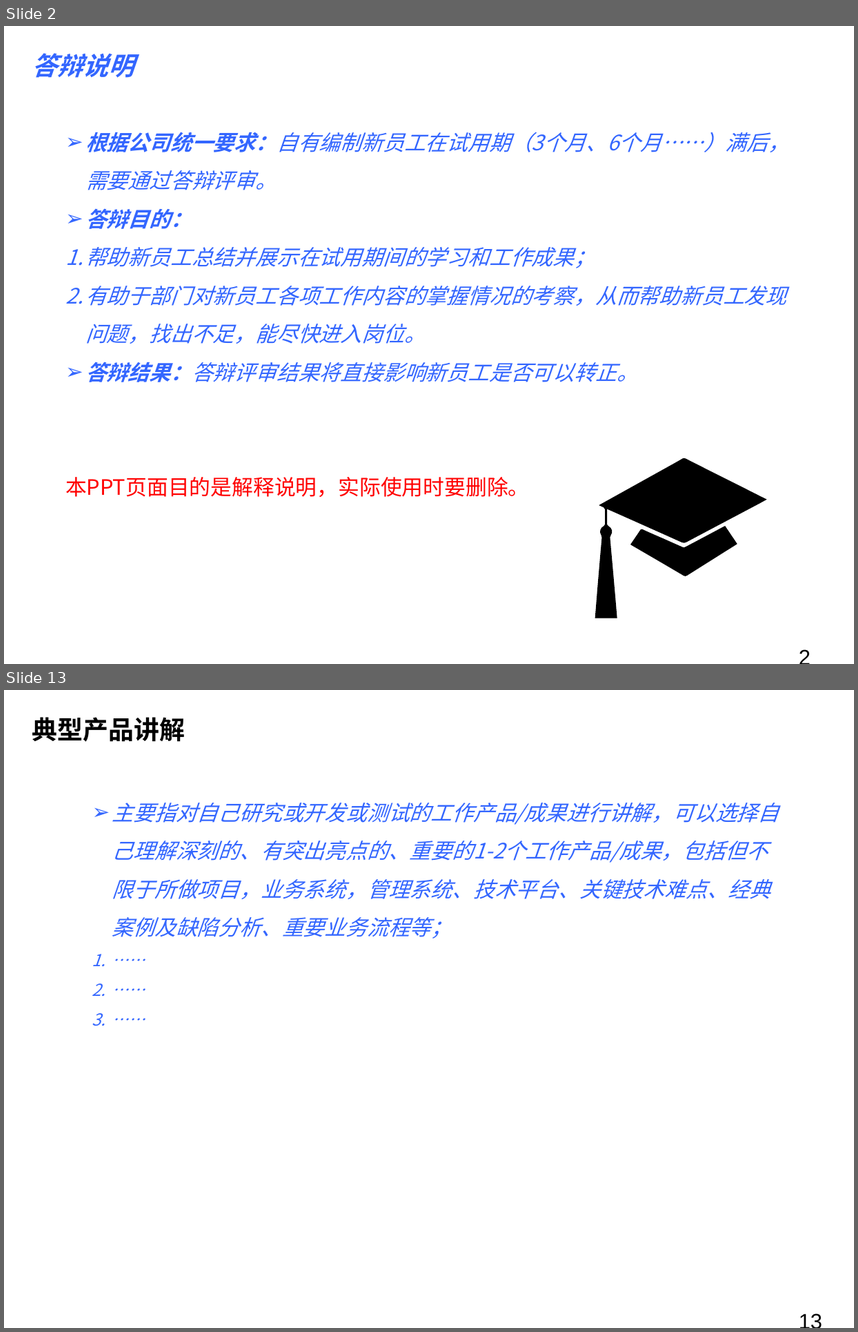
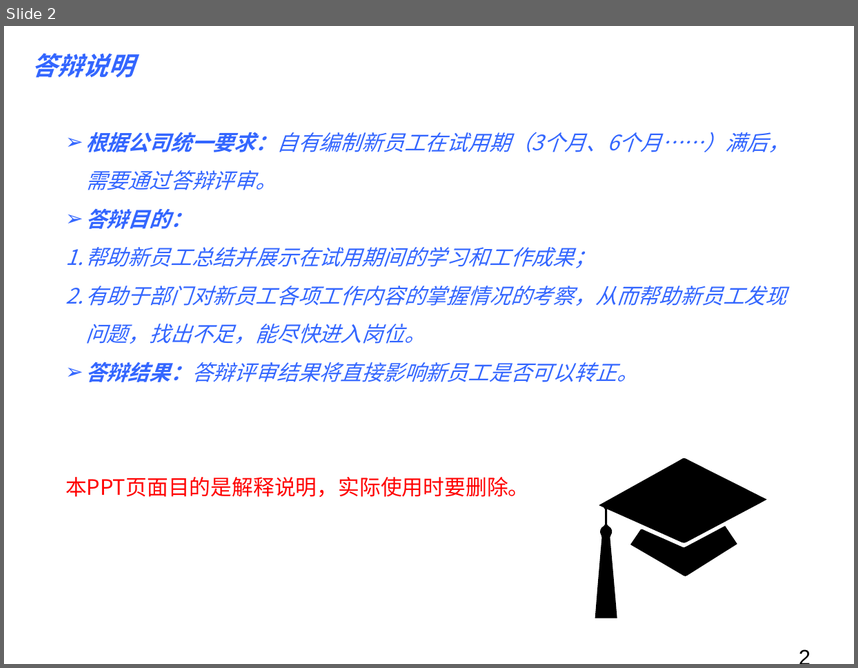
Before and after one commit to donghuizhou/drag-form-new, a slide deck: src/ppt.pptx. Shown one above the other, each under a label of ours: slides 2 and 13 before the commit, slide 2 after it; the slides between them are not shown. The pictures are 858x1332 and 858x668 pixels, drawn with LibreOffice and Linux fonts; fonts in the diff are those of the drawing; background and template pictures are left out. Boxes give left, top, right and bottom in pixels: in the first picture for what was removed or moved away, otherwise in the second. Text is boxed around its words. In the diff, an @@ line names an element or a change of style, - is before the commit and + after.

```diff
--- a/src/ppt.pptx
+++ b/src/ppt.pptx
@@ slide 13 removed at <box>4,690,854,1328</box>, background picture (left out) @@
@@ text removed at <box>32,717,185,742</box> @@
-典型产品讲解
@@ text removed at <box>112,802,780,938</box> @@
-➢ 主要指对自己研究或开发或测试的工作产品/成果进行讲解，可以选择自己理解深刻的、有突出亮点的、重要的1-2个工作产品/成果，包括但不限于所做项目，业务系统，管理系统、技术平台、关键技术难点、经典案例及缺陷分析、重要业务流程等；
-1. ……
-2. ……
-3. ……
@@ page number removed at <box>791,1304,846,1317</box> @@
-13
```
Also in this commit, not shown: 16 other slides removed.
